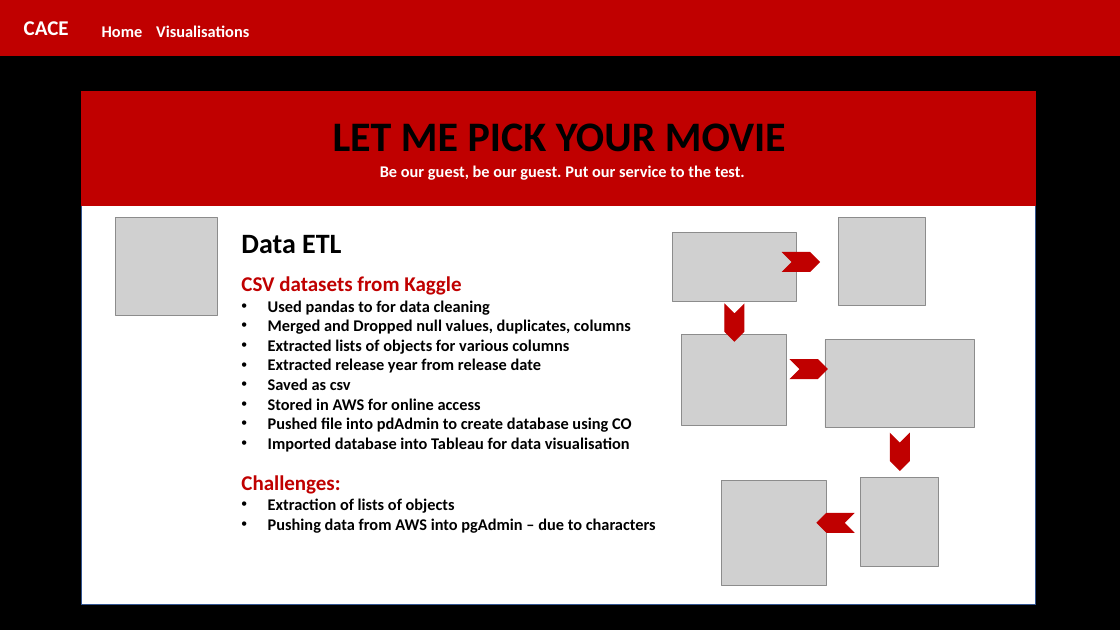
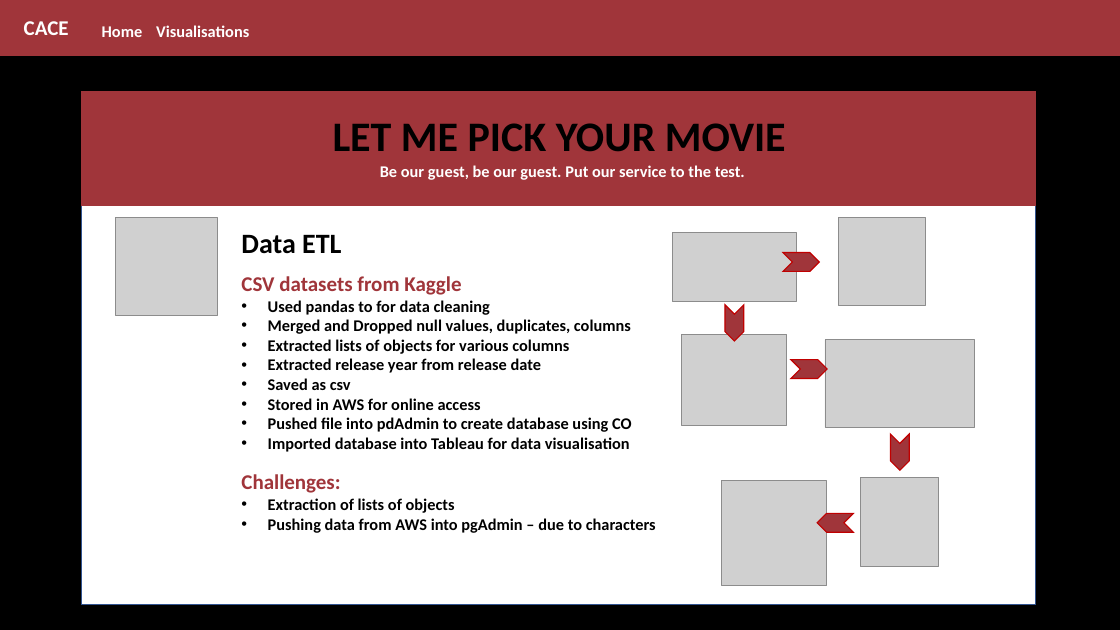
Before and after one commit to CarmenK2/Movie_Pick, a slide deck: slide 5 of Presentation/MoviePick.pptx. Drawn at 1120x630 pixels with LibreOffice and Linux fonts; fonts in the diff are those of the drawing; grey boxes stand for pictures. Boxes give left, top, right and bottom in pixels: in the first picture for what was removed or moved away, otherwise in the second. Text is boxed around its words. In the diff, an @@ line names an element or a change of style, - is before the commit and + after.

```diff
--- a/Presentation/MoviePick.pptx
+++ b/Presentation/MoviePick.pptx
@@ rectangle at (x1=0, y1=0, x2=1120, y2=55): fill #C00000 to #A0353A; outline #C00000 1 pt to #A0353A 1 pt @@
@@ rectangle at (x1=82, y1=92, x2=1036, y2=206): fill #C00000 to #A0353A; outline #C00000 1 pt to #A0353A 1 pt @@
@@ text at (x1=241, y1=276, x2=461, y2=295): text colour #C00000 to #A0353A in "CSV datasets from Kaggle" @@
@@ fill #C00000 to #A0353A in 5 elements at (x1=818, y1=513, x2=854, y2=532), (x1=783, y1=253, x2=819, y2=271), (x1=726, y1=305, x2=744, y2=341), (x1=891, y1=434, x2=910, y2=470), (x1=791, y1=360, x2=828, y2=378) @@
@@ text at (x1=241, y1=474, x2=340, y2=493): text colour #C00000 to #A0353A in "Challenges:" @@
```
Also in this commit, not shown: 12 other slides changed, 3 other files.
